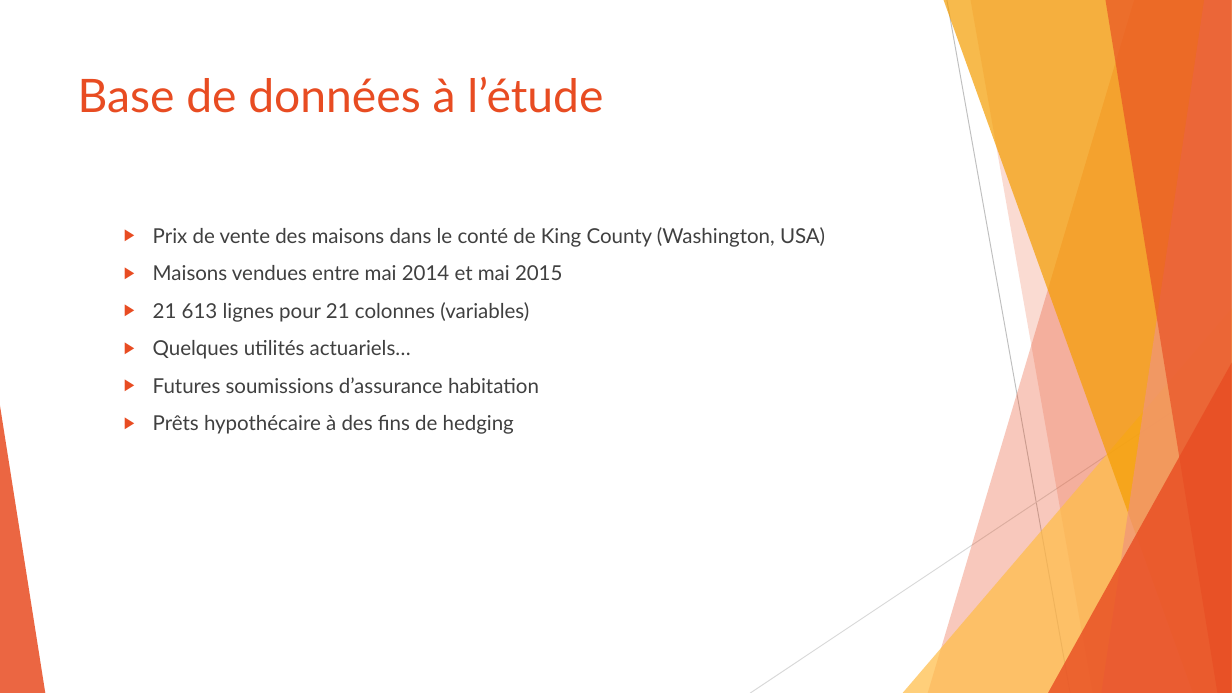
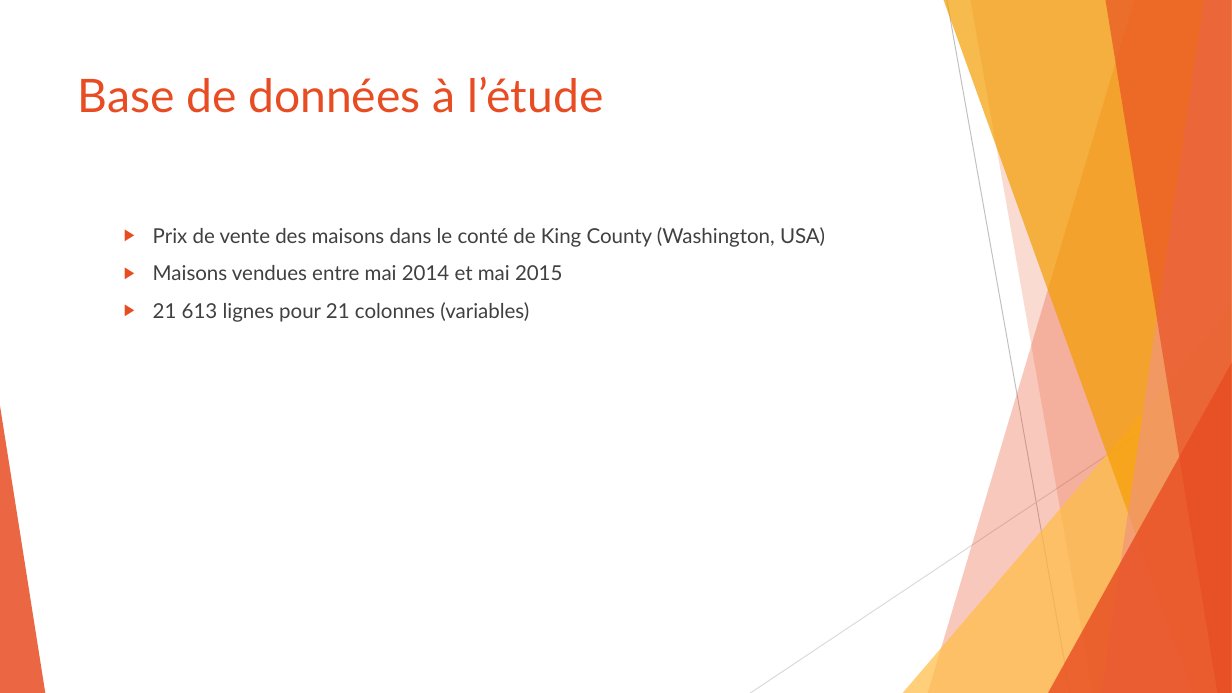
Before and after one commit to SamuelProvencher/TP-Apprentissage, a slide deck: slide 5 of PP.pptx. Drawn at 1232x693 pixels with LibreOffice and Linux fonts; fonts in the diff are those of the drawing. Boxes give left, top, right and bottom in pixels: in the first picture for what was removed or moved away, otherwise in the second. Text is boxed around its words. In the diff, an @@ line names an element or a change of style, - is before the commit and + after.

```diff
--- a/PP.pptx
+++ b/PP.pptx
@@ text at box(153, 340, 539, 434): paragraphs removed @@
-  ▶ Quelques utilités actuariels…
-  ▶ Futures soumissions d’assurance habitation
-  ▶ Prêts hypothécaire à des fins de hedging
```
Also in this commit, not shown: 5 other slides changed, 3 slides added, 1 slide removed, 3 other files.
